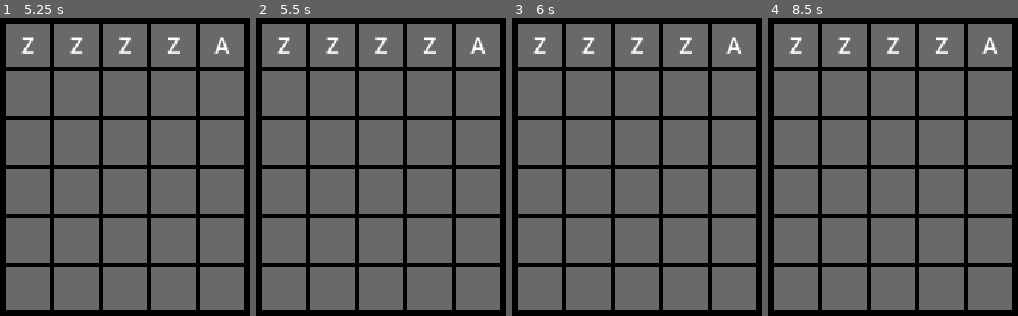
Above: before the commit, frames 1-4 (left to right).
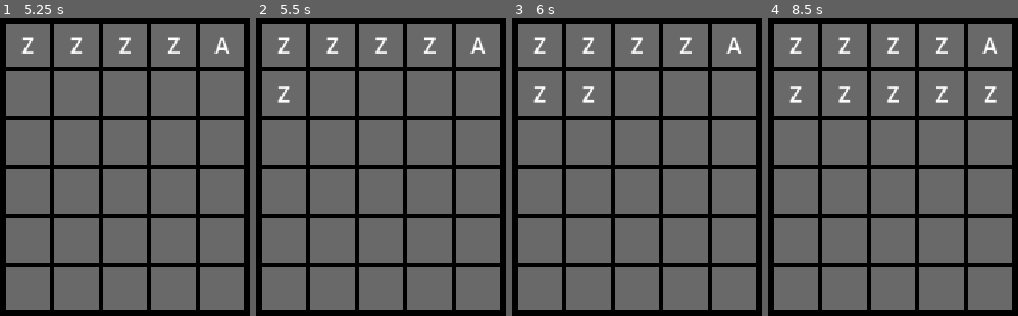
Above: after the commit, the same moments.

Repository: mubixd69-ux/Wordel
Game: Godot game, scene res://scenes/main.tscn
Same seed, same stepped clock (60 frames per second), same inputs: the game is played once before the commit and once after it.
Inputs (mouse positions are in pixels of both pictures, inside the frame that each line leads up to):
- Up to frame 1 (5.25 s): tap Enter at 0.5, 0.6, 1.55, 2, 2.1, 3.05, 3.5, 4.55, 5.1 s; move the mouse to (outside the picture) at 0.52 s; hold Right 0.53-1.28 s; click (outside the picture) at 0.67 s; tap Z at 0.8, 1.35, 2.3, 2.85, 3.8 s; tap Space at 1.25, 2.75, 4.25 s; move the mouse to (outside the picture) at 1.27 s; hold Down 1.28-2.03 s; move the mouse to (205, 68) at 2.02 s; hold Right 2.03-2.78 s; move the mouse to (85, 256) at 2.77 s; hold Up 2.78-3.53 s; click (85, 256) at 2.92 s; move the mouse to (outside the picture) at 3.52 s; hold A 3.53-5.03 s; tap Alt at 3.6 s; move the mouse to (outside the picture) at 4.27 s; tap Shift at 4.35 s; move the mouse to (165, 167) at 5.02 s; hold Down from 5.03 s (still down); click (165, 167) at 5.17 s
- Up to frame 2 (5.5 s): keep holding Down; tap Z at 5.3 s
- Up to frame 3 (6 s): move the mouse to (517, 53) at 5.77 s; release Down at 5.78 s; hold Right from 5.78 s (still down); tap Z at 5.85 s
- Up to frame 4 (8.5 s): tap Enter at 6.05, 6.6, 7.55 s; move the mouse to (outside the picture) at 6.52 s; release Right at 6.53 s; hold Up 6.53-7.28 s; tap Z at 6.8, 7.35, 8.3 s; move the mouse to (outside the picture) at 7.27 s; hold Right 7.28-8.03 s; click (outside the picture) at 7.42 s; move the mouse to (973, 68) at 8.02 s; hold Down from 8.03 s (still down); tap Alt at 8.1 s

Frame 1 is identical in both runs. In frame 2, 0.2% of the frame differs, in the area x 8-14%, y 22-29%; in frame 3, 0.3%; in frame 4, 0.8%, in the area x 8-92%, y 22-29%.

Commit message:
made it so that you can type in diffrent rows

Diff:
--- a/scripts/main.gd
+++ b/scripts/main.gd
@@ -46,8 +46,11 @@
 	if not (event is InputEventKey and event.pressed):
 		return
 
-	if event.keycode >= KEY_A and event.keycode <= KEY_Z:
+	if event.keycode == KEY_ENTER:
+		submit_guess()
+	elif event.keycode >= KEY_A and event.keycode <= KEY_Z:
 		add_letter(char(event.keycode))
+
 
 func add_letter(letter):
 	if current_col >= COLS:
@@ -58,3 +61,13 @@
 	label.text = letter
 
 	current_col += 1
+
+func submit_guess():
+	if current_col < COLS:
+		return
+
+	if current_row >= ROWS - 1:
+		return
+
+	current_row += 1
+	current_col = 0
